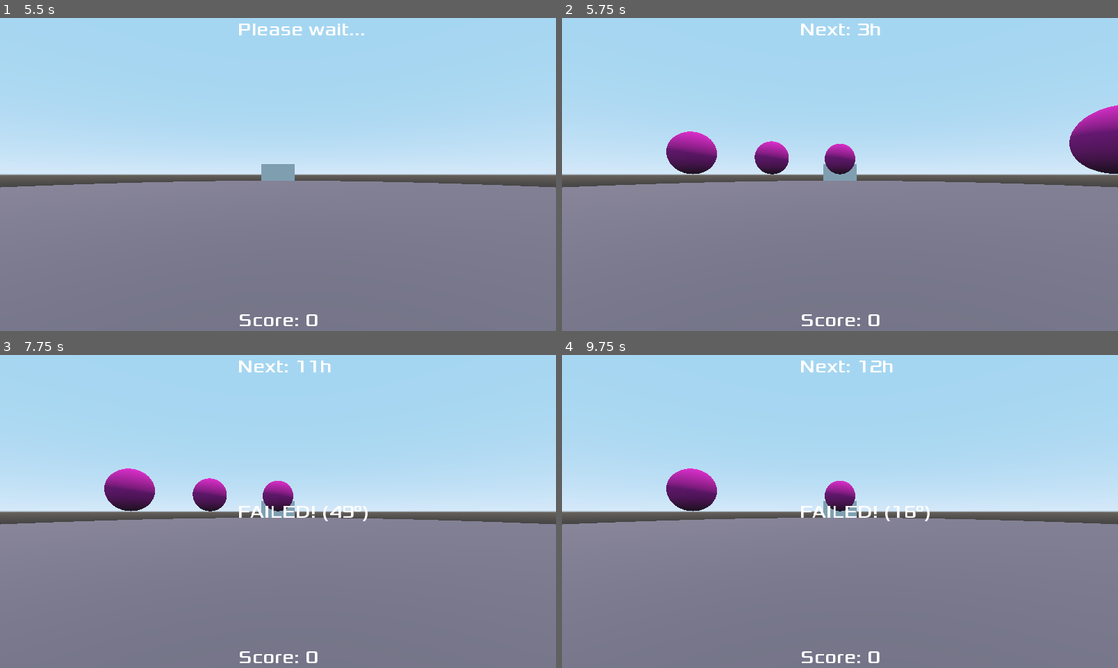
Above: before the commit, frames 1-4 (two rows, left to right).
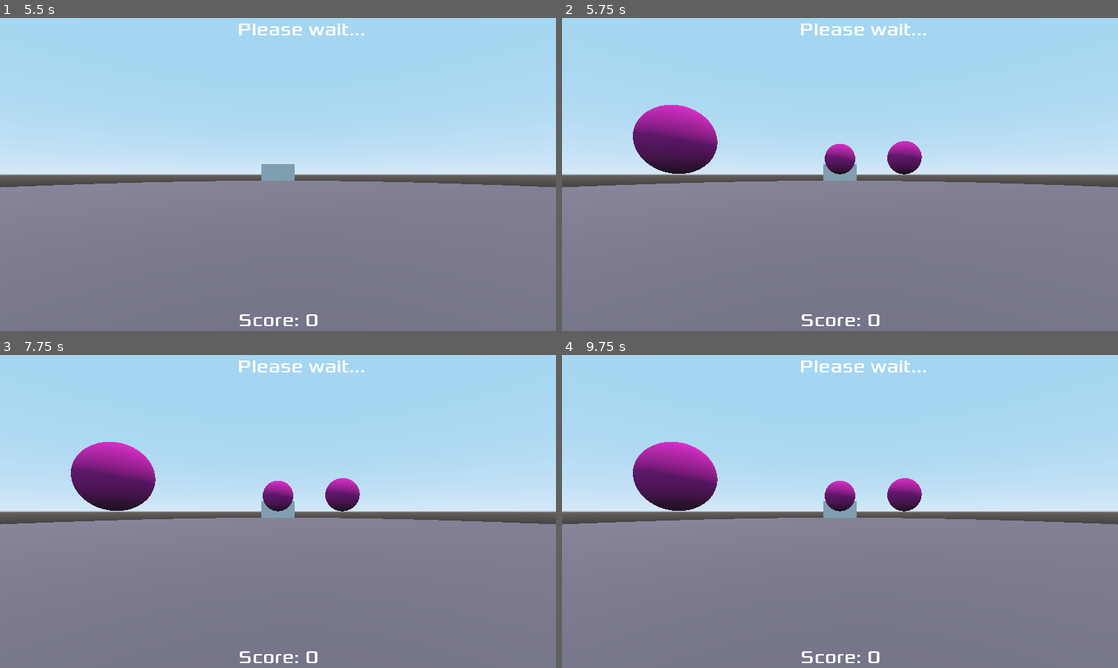
Above: after the commit, the same moments.

Repository: JudgeGregg/REVAn
Game: Godot game, scene res://Game.tscn
Two runs of this game, one before a commit and one after it. Both use one fixed random seed, a clock stepped at 60 frames per second and the inputs below.
Inputs (mouse positions are in pixels of both pictures, inside the frame that each line leads up to):
- Up to frame 1 (5.5 s): click "Start" at 0.5 s; tap Enter at 1.25, 2.75, 4.25 s; move the mouse to (305, 174) at 1.27 s; tap Space at 2, 3.5, 5 s; move the mouse to (250, 174) at 2.02 s; move the mouse to (289, 168) at 2.77 s; move the mouse to (272, 180) at 3.52 s; move the mouse to (316, 177) at 4.27 s; move the mouse to (233, 171) at 5.02 s
- Up to frame 2 (5.75 s): no input
- Up to frame 3 (7.75 s): move the mouse to (283, 511) at 5.77 s; move the mouse to (255, 505) at 6.52 s; move the mouse to (305, 511) at 7.27 s
- Up to frame 4 (9.75 s): move the mouse to (812, 511) at 8.02 s; move the mouse to (851, 505) at 8.77 s; move the mouse to (834, 517) at 9.52 s

Frame 1 is identical in both runs. In frame 2, 5.1% of the frame differs, in the area x 12-100%, y 1-50%; in frame 3, 4.0%; in frame 4, 3.5%.
Error after the commit: Trying to assign value of type 'Nil' to a variable of type 'String'. (res://Game.gd:32)

Commit message:
Add 3i and 9i anoms

Diff:
--- a/Game.gd
+++ b/Game.gd
@@ -1,10 +1,11 @@
 extends Node
 
 var currentAnom: int = 0
+var currentAnomLabel: String
 var oldAnom: int = 0
 var score: int = 0
 var failed: bool = false
-var array = [1,2,3,4,5,6,7,8,9,10,11,12]
+var array = [1,2,3,4,5,6,7,8,9,10,11,12,13,14]
 var sampled
 
 # Called when the node enters the scene tree for the first time.
@@ -28,19 +29,27 @@
 	for anom in sampled:
 		get_node("MeshInstance/Anomaly"+str(anom)).show()
 	currentAnom = sampled.pop_front()
-	$NextLabel.text = "Next: " + str(currentAnom) + "h"
+	currentAnomLabel = get_currentAnomLabel(currentAnom)
+	$NextLabel.text = "Next: " + currentAnomLabel
 	$DestroyTimer2.start()
 	$DestroyTimer4.start()
 	$DestroyTimer6.start()
 	$DestroyTimer8.start()
 
+func get_currentAnomLabel(currentAnom):
+	if currentAnom == 13:
+		currentAnomLabel = "3i"
+	elif currentAnom == 14:
+		currentAnomLabel = "9i"
+	else:
+		currentAnomLabel = str(currentAnom) + "h"
 
 func _on_DestroyTimer_timeout():
-	#get_node("MeshInstance/Anomaly"+str(currentAnom)).hide()
 	check_failed()
 	if len(sampled) > 0:
 		currentAnom = sampled.pop_front()
-		$NextLabel.text = "Next: " + str(currentAnom) + "h"
+		currentAnomLabel = get_currentAnomLabel(currentAnom)
+		$NextLabel.text = "Next: " + currentAnomLabel
 	else:
 		$NextLabel.text = "Please wait..."
 		$SpawnTimer.start()
@@ -48,14 +57,11 @@
 func check_failed():
 	$FailedLabel.hide()
 	get_node("MeshInstance/Anomaly"+str(currentAnom)).hide()
-
 	var anom = get_node("MeshInstance/Anomaly"+str(currentAnom))
 	var player = $StaticBody
 	var player_transform_2d = Vector2(player.transform.basis.x.x, player.transform.basis.x.z).normalized()
 	var direction = anom.transform.origin - player.transform.origin
 	var direction_2d = Vector2(direction.x, direction.z)
-	#var a = Vector2(direction.normalized().x, direction.normalized().z)
-	#var b = Vector2(player.transform.basis.x.x, player.transform.basis.x.z)
 	var a = Vector2(direction_2d.normalized().x, direction_2d.normalized().y)
 	var b = Vector2(player_transform_2d.x, player_transform_2d.y)
 	var delta = rad2deg(acos(a.dot(b)))
--- a/Game.tscn
+++ b/Game.tscn
@@ -82,6 +82,9 @@
 [node name="Anomaly9" parent="MeshInstance" instance=ExtResource( 2 )]
 transform = Transform( 0.8, 0, 0, 0, 0.8, 0, 0, 0, 0.8, 0.0772533, 1.1801, -6.68903 )
 
+[node name="Anomaly14" parent="MeshInstance" instance=ExtResource( 2 )]
+transform = Transform( 0.8, 0, 0, 0, 0.8, 0, 0, 0, 0.8, 0.0772533, 1.1801, -3.81546 )
+
 [node name="Anomaly10" parent="MeshInstance" instance=ExtResource( 2 )]
 transform = Transform( 0.8, 0, 0, 0, 0.8, 0, 0, 0, 0.8, 3.26244, 1.1801, -5.57836 )
 
@@ -96,6 +99,9 @@
 
 [node name="Anomaly3" parent="MeshInstance" instance=ExtResource( 2 )]
 transform = Transform( 0.8, 0, 0, 0, 0.8, 0, 0, 0, 0.8, 0.036, 1.18, 6.535 )
+
+[node name="Anomaly13" parent="MeshInstance" instance=ExtResource( 2 )]
+transform = Transform( 0.8, 0, 0, 0, 0.8, 0, 0, 0, 0.8, 0.036, 1.18, 3.60797 )
 
 [node name="Anomaly4" parent="MeshInstance" instance=ExtResource( 2 )]
 transform = Transform( 0.8, 0, 0, 0, 0.8, 0, 0, 0, 0.8, -3.561, 1.18, 5.622 )
